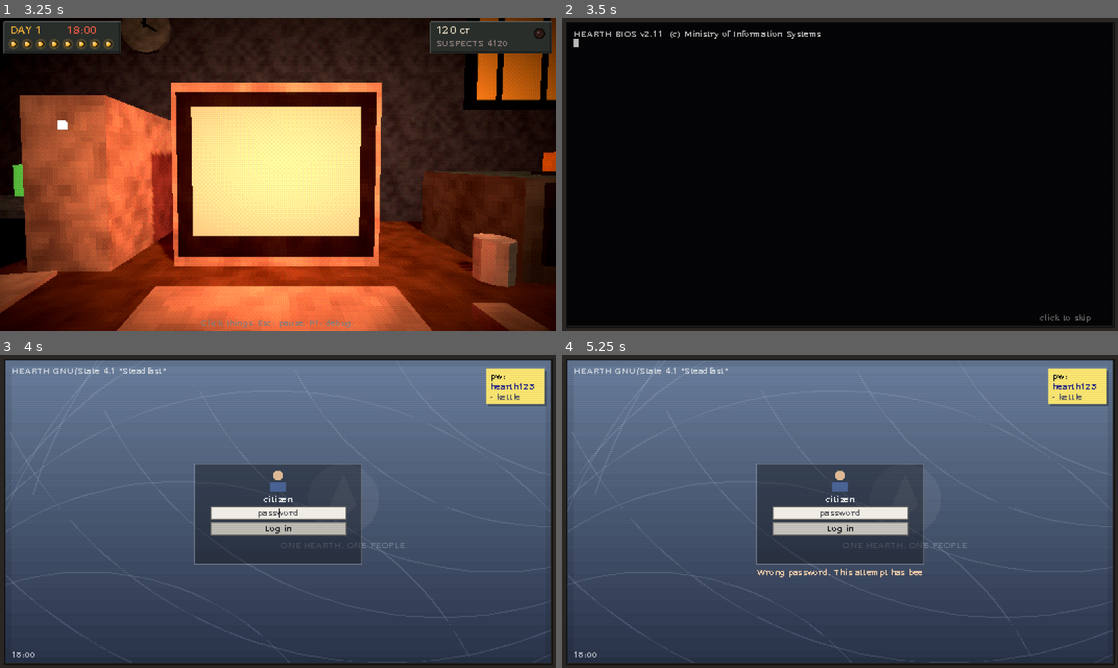
Above: before the commit, frames 1-4 (two rows, left to right).
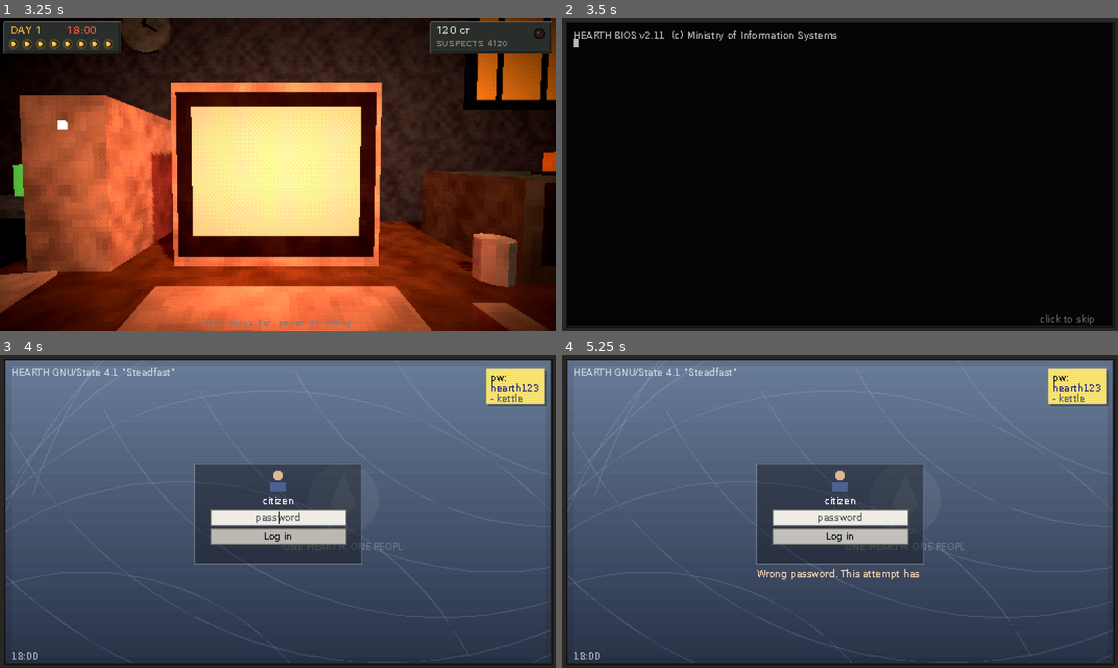
Above: after the commit, the same moments.

Repository: cgrowald/long-reach
Game: Godot game, scene res://v2/title.tscn
Two runs of this game, one before a commit and one after it. Both use one fixed random seed, a clock stepped at 60 frames per second and the inputs below.
Inputs (mouse positions are in pixels of both pictures, inside the frame that each line leads up to):
- Up to frame 1 (3.25 s): click "New game" at 0.5 s; tap Enter at 1.25 s; move the mouse to (400, 158) at 1.27 s; hold D (v2_right) 1.28-2 s; hold Q 1.28-2 s; click (400, 158) at 1.42 s; tap Space at 1.52 s; click "Into the garage" at 2 s; drag from (166, 190) to (250, 237) at 2.77 s
- Up to frame 2 (3.5 s): no input
- Up to frame 3 (4 s): move the mouse to (278, 511) at 3.52 s; hold D (v2_right) from 3.53 s (still down); tap 1 at 3.6 s; click (278, 511) at 3.67 s
- Up to frame 4 (5.25 s): release D (v2_right) at 4.25 s; click (840, 511) at 4.27 s; type "12" at 4.35 s; click "Log in" at 5 s

Frame 1 is identical in both runs. In frame 2, 0.6% of the frame differs, in the area x 2-96%, y 4-98%; in frame 3, 2.9%; in frame 4, 3.3%, in the area x 2-97%, y 4-98%.

Commit message:
HEARTH OS: Tahoma 9 for the interface (easier to read), monospace terminal, taller bars
Co-Authored-By: Claude Opus 5.5 <noreply@anthropic.com>

Diff:
--- a/v2/os/apps/monitor.gd
+++ b/v2/os/apps/monitor.gd
@@ -22,6 +22,7 @@
 	_graph.draw.connect(_draw_graphs)
 	v.add_child(_graph)
 	_procs = P.label("")
+	_procs.add_theme_font_override("font", P.mono())
 	_procs.size_flags_vertical = Control.SIZE_EXPAND_FILL
 	v.add_child(_procs)
 	_refresh_procs()
--- a/v2/os/apps/terminal.gd
+++ b/v2/os/apps/terminal.gd
@@ -22,6 +22,7 @@
 	_out.scroll_following = true
 	_out.selection_enabled = true
 	_out.add_theme_color_override("default_color", FG)
+	_out.add_theme_font_override("normal_font", P.mono())
 	var sb := StyleBoxFlat.new()
 	sb.bg_color = BG
 	sb.set_content_margin_all(3)
@@ -31,6 +32,7 @@
 	row.add_theme_constant_override("separation", 0)
 	v.add_child(row)
 	_prompt = P.label("", OK)
+	_prompt.add_theme_font_override("font", P.mono())
 	var psb := StyleBoxFlat.new()
 	psb.bg_color = BG
 	psb.content_margin_left = 3
@@ -43,6 +45,7 @@
 	_in.add_theme_stylebox_override("normal", isb)
 	_in.add_theme_stylebox_override("focus", isb)
 	_in.add_theme_color_override("font_color", FG)
+	_in.add_theme_font_override("font", P.mono())
 	_in.add_theme_color_override("caret_color", OK)
 	_in.keep_editing_on_text_submit = true
 	_in.text_submitted.connect(_submit)
--- a/v2/os/ctx_menu.gd
+++ b/v2/os/ctx_menu.gd
@@ -2,7 +2,7 @@
 ## A right-click menu: items = [[label, Callable], ...]. A label of "-" draws a separator.
 
 const P := preload("res://v2/os/os_pal.gd")
-const ROW := 11.0
+const ROW := 12.0
 
 var os: Control
 var items: Array = []
@@ -15,7 +15,7 @@
 	mouse_filter = Control.MOUSE_FILTER_STOP
 	var w := 60.0
 	for it in items:
-		w = maxf(w, str(it[0]).length() * 4.6 + 16.0)
+		w = maxf(w, P.tw(str(it[0])) + 16.0)
 	size = Vector2(w, items.size() * ROW + 4)
 
 
--- a/v2/os/desktop.gd
+++ b/v2/os/desktop.gd
@@ -22,7 +22,7 @@
 	"viewer": preload("res://v2/os/apps/viewer.gd"),
 	"alert": preload("res://v2/os/apps/alert.gd"),
 }
-const TASKBAR_H := 14.0
+const TASKBAR_H := 16.0
 
 var game: Node
 var on_leave: Callable
@@ -147,7 +147,7 @@
 	for d in data().get("desktop", []):
 		var def: Dictionary = d
 		var t: Control = Tile.new()
-		t.setup(def["icon"], def["name"], true)
+		t.setup(def["icon"], def["name"], true, Vector2(52, 32))
 		t.position = Vector2(x, y)
 		_icons.add_child(t)
 		_tiles.append(t)
@@ -156,7 +156,7 @@
 		y += 34.0
 		if y + 34.0 > size.y - TASKBAR_H:
 			y = 4.0
-			x += 46.0
+			x += 54.0
 	windows_layer = Control.new()
 	windows_layer.position = Vector2.ZERO
 	windows_layer.size = size - Vector2(0, TASKBAR_H)
--- a/v2/os/icon_tile.gd
+++ b/v2/os/icon_tile.gd
@@ -51,35 +51,33 @@
 	P.icon(self, kind, ip)
 	if dim:
 		draw_rect(Rect2(ip, Vector2(16, 16)), Color(P.FACE, 0.5))
-	var lines := _wrap(text, int(size.x / 4.6))
+	var lines := _wrap(text, size.x - 2.0)
 	for i in mini(lines.size(), 2):
 		var ln: String = lines[i]
-		var y := 19.0 + i * 8.0
-		var w := ln.length() * 4.6 + 2.0
-		var x := (size.x - w) * 0.5
+		var y := 18.0 + i * 10.0
+		var w := P.tw(ln) + 2.0
+		var x := floorf((size.x - w) * 0.5)
 		if selected:
-			draw_rect(Rect2(x, y, w, 8), P.SEL)
+			draw_rect(Rect2(x, y, w, 10), P.SEL)
 		if on_desktop and not selected:
 			P.text(self, Vector2(x + 2, y + 1), ln, Color(0, 0, 0, 0.8))
 		P.text(self, Vector2(x + 1, y), ln, Color.WHITE if (on_desktop or selected) else P.INK)
 
 
-static func _wrap(s: String, n: int) -> Array:
+static func _wrap(s: String, w: float) -> Array:
 	var out: Array = []
 	var cur := ""
 	for word in s.split(" "):
-		var w: String = word
+		var wd: String = word
 		if cur == "":
-			cur = w
-		elif cur.length() + 1 + w.length() <= n:
-			cur += " " + w
+			cur = wd
+		elif P.tw(cur + " " + wd) <= w:
+			cur += " " + wd
 		else:
 			out.append(cur)
-			cur = w
+			cur = wd
 	if cur != "":
 		out.append(cur)
 	for i in out.size():
-		var ln: String = out[i]
-		if ln.length() > n:
-			out[i] = ln.substr(0, maxi(1, n - 1)) + "."
+		out[i] = P.fit(str(out[i]), w)
 	return out
--- a/v2/os/os_pal.gd
+++ b/v2/os/os_pal.gd
@@ -28,17 +28,56 @@
 	{"name": "Ministry Grey", "a": Color(0.5, 0.5, 0.49), "b": Color(0.26, 0.26, 0.27), "line": Color(1, 1, 1, 0.12)},
 ]
 
-const FS := 8   # font size everywhere
+const FS := 9   # font size everywhere in the OS
 
 static var _theme: Theme
-
-
+static var _font: Font
+static var _mono: Font
+
+
+## Tahoma: the Windows 2000 interface font, made to be read small. Crisp (no smoothing) to stay pixel.
+## (SystemFont: fine on Windows; bundle a font file before shipping.)
 static func font() -> Font:
-	return Pal.font()
+	if _font == null:
+		var f := SystemFont.new()
+		f.font_names = PackedStringArray(["Tahoma", "Verdana", "DejaVu Sans", "Arial", "sans-serif"])
+		f.antialiasing = TextServer.FONT_ANTIALIASING_NONE
+		f.hinting = TextServer.HINTING_NORMAL
+		f.subpixel_positioning = TextServer.SUBPIXEL_POSITIONING_DISABLED
+		_font = f
+	return _font
+
+
+## The terminal keeps a monospace font (it's a terminal), one size up from before.
+static func mono() -> Font:
+	if _mono == null:
+		var f := SystemFont.new()
+		f.font_names = PackedStringArray(["Lucida Console", "Consolas", "Courier New", "monospace"])
+		f.antialiasing = TextServer.FONT_ANTIALIASING_NONE
+		f.hinting = TextServer.HINTING_NORMAL
+		f.subpixel_positioning = TextServer.SUBPIXEL_POSITIONING_DISABLED
+		_mono = f
+	return _mono
 
 
 static func text(ci: CanvasItem, pos: Vector2, s: String, col := INK, align := HORIZONTAL_ALIGNMENT_LEFT, width := -1.0) -> void:
-	Pal.text(ci, pos, s, FS, col, align, width)
+	var f := font()
+	ci.draw_string(f, Vector2(pos.x, pos.y + f.get_ascent(FS)).round(), s, align, width, FS, col)
+
+
+## Width of a string in the OS font.
+static func tw(s: String) -> float:
+	return font().get_string_size(s, HORIZONTAL_ALIGNMENT_LEFT, -1, FS).x
+
+
+## Cut a string to fit a width, ending in "..".
+static func fit(s: String, w: float) -> String:
+	if tw(s) <= w:
+		return s
+	var t := s
+	while t.length() > 1 and tw(t + "..") > w:
+		t = t.substr(0, t.length() - 1)
+	return t + ".."
 
 
 ## Raised (or sunken) Win2000 bevel.
--- a/v2/os/os_window.gd
+++ b/v2/os/os_window.gd
@@ -7,7 +7,7 @@
 signal focus_me
 
 const P := preload("res://v2/os/os_pal.gd")
-const TITLE_H := 12.0
+const TITLE_H := 14.0
 const MIN_SIZE := Vector2(120, 70)
 
 var title := ""
@@ -61,7 +61,7 @@
 
 
 func _buttons() -> Array:
-	var y := 4.0
+	var y := 5.0
 	var w := 10.0
 	var x := size.x - 4.0 - w
 	return [Rect2(x - 2 * (w + 1), y, w, 9), Rect2(x - (w + 1) - 1, y, w, 9), Rect2(x, y, w, 9)]
@@ -74,9 +74,9 @@
 		P.grad_h(self, bar, P.TITLE_A, P.TITLE_B)
 	else:
 		P.grad_h(self, bar, P.TITLE_OFF_A, P.TITLE_OFF_B)
-	P.icon(self, icon, Vector2(5, 4), 10.0)
+	P.icon(self, icon, Vector2(5, 5), 10.0)
 	var tw := size.x - 60.0
-	P.text(self, Vector2(17, 4), _fit(title, tw), Color.WHITE if active else P.FACE_L)
+	P.text(self, Vector2(17, 4), P.fit(title, tw), Color.WHITE if active else P.FACE_L)
 	var b := _buttons()
 	for i in 3:
 		var r: Rect2 = b[i]
@@ -99,10 +99,6 @@
 			var o := 3.0 + i * 3.0
 			draw_line(size - Vector2(o, 2), size - Vector2(2, o), P.FACE_D)
 
-
-func _fit(s: String, w: float) -> String:
-	var n := int(w / 4.6)
-	return s if s.length() <= n else s.substr(0, maxi(1, n - 2)) + ".."
 
 
 func _gui_input(e: InputEvent) -> void:
--- a/v2/os/start_menu.gd
+++ b/v2/os/start_menu.gd
@@ -15,8 +15,8 @@
 	os = p_os
 	theme = P.theme()
 	mouse_filter = Control.MOUSE_FILTER_STOP
-	size = Vector2(160, 176)
-	position = Vector2(2, os.size.y - 14.0 - size.y)
+	size = Vector2(160, 184)
+	position = Vector2(2, os.size.y - 16.0 - size.y)
 	_search = LineEdit.new()
 	_search.placeholder_text = "Search applications..."
 	_search.text_changed.connect(func(_t: String) -> void: _fill())
@@ -24,11 +24,11 @@
 		if _first != "":
 			os.launch(_first))
 	add_child(_search)
-	_search.position = Vector2(6, 26)
+	_search.position = Vector2(6, 30)
 	_search.size = Vector2(size.x - 12, 13)
 	_grid = GridContainer.new()
 	_grid.columns = 3
-	_grid.position = Vector2(6, 44)
+	_grid.position = Vector2(6, 48)
 	add_child(_grid)
 	var leave := Button.new()
 	leave.text = "Leave the PC"
@@ -81,13 +81,13 @@
 
 func _draw() -> void:
 	P.bevel(self, Rect2(Vector2.ZERO, size), P.FACE, true)
-	P.grad_h(self, Rect2(2, 2, size.x - 4, 20), P.BRAND.darkened(0.25), P.BRAND.lightened(0.1))
-	P.icon(self, "user", Vector2(5, 4), 16.0)
-	P.text(self, Vector2(24, 4), str(os.data().get("user", "citizen")), Color.WHITE)
-	P.text(self, Vector2(24, 12), "HEARTH GNU/State", Color(1, 1, 1, 0.75))
+	P.grad_h(self, Rect2(2, 2, size.x - 4, 25), P.BRAND.darkened(0.25), P.BRAND.lightened(0.1))
+	P.icon(self, "user", Vector2(5, 6), 16.0)
+	P.text(self, Vector2(24, 3), str(os.data().get("user", "citizen")), Color.WHITE)
+	P.text(self, Vector2(24, 14), "HEARTH GNU/State", Color(1, 1, 1, 0.75))
 	draw_line(Vector2(4, size.y - 21), Vector2(size.x - 4, size.y - 21), P.FACE_D)
 	if _first == "" and _search and _search.text != "":
-		P.text(self, Vector2(8, 50), "Nothing found. Try 'web' or 'files'.", P.INK_DIM)
+		P.text(self, Vector2(8, 54), "Nothing found. Try 'web' or 'files'.", P.INK_DIM)
 
 
 func _gui_input(e: InputEvent) -> void:
--- a/v2/os/taskbar.gd
+++ b/v2/os/taskbar.gd
@@ -3,7 +3,7 @@
 
 const P := preload("res://v2/os/os_pal.gd")
 
-const START_W := 44.0
+const START_W := 50.0
 const QUICK := [["terminal", "terminal"], ["browser", "globe"], ["files", "folder"]]
 
 var os: Control
@@ -21,7 +21,7 @@
 
 
 func _quick_rect(i: int) -> Rect2:
-	return Rect2(START_W + 4 + i * 12, 2, 11, 10)
+	return Rect2(START_W + 4 + i * 12, 3, 11, 10)
 
 
 func _win_area() -> Rect2:
@@ -47,7 +47,7 @@
 
 func _note_rect() -> Rect2:
 	var t := _tray()
-	return Rect2(t.position.x + 2, 2, 10, 10)
+	return Rect2(t.position.x + 2, 3, 10, 10)
 
 
 func _draw() -> void:
@@ -56,8 +56,8 @@
 	var sr := Rect2(2, 1, START_W, size.y - 2)
 	var open: bool = os.start_menu != null and is_instance_valid(os.start_menu)
 	P.bevel(self, sr, P.FACE, not open)
-	P.icon(self, "hearth", sr.position + Vector2(2, 1), 10.0)
-	P.text(self, sr.position + Vector2(14, 1), "HEARTH", P.INK)
+	P.icon(self, "hearth", sr.position + Vector2(2, 2), 10.0)
+	P.text(self, sr.position + Vector2(14, 2), "HEARTH", P.INK)
 	draw_line(Vector2(START_W + 2, 2), Vector2(START_W + 2, size.y - 2), P.FACE_D)
 	for i in QUICK.size():
 		P.icon(self, QUICK[i][1], _quick_rect(i).position, 10.0)
@@ -69,18 +69,14 @@
 		var r: Rect2 = rs[i]
 		var pressed: bool = w.active and not w.minimized
 		P.bevel(self, r, P.FACE.lightened(0.08) if pressed else P.FACE, not pressed)
-		P.icon(self, w.icon, r.position + Vector2(2, 1), 9.0)
-		var n := int((r.size.x - 14) / 4.6)
-		var t: String = w.title
-		if t.length() > n:
-			t = t.substr(0, maxi(1, n - 1)) + "."
-		P.text(self, r.position + Vector2(13, 1), t, P.INK)
+		P.icon(self, w.icon, r.position + Vector2(2, 2), 9.0)
+		P.text(self, r.position + Vector2(13, 1), P.fit(w.title, r.size.x - 15), P.INK)
 	# tray
 	var tr := _tray()
 	P.bevel(self, tr, P.FACE, false)
 	P.icon(self, "note", _note_rect().position, 10.0)
 	var watched := fmod(_blink, 3.0) < 0.25
-	P.icon(self, "network", tr.position + Vector2(14, 1), 10.0)
+	P.icon(self, "network", tr.position + Vector2(14, 2), 10.0)
 	if watched:
 		draw_circle(tr.position + Vector2(23, 3), 2.0, P.BAD)
 	P.text(self, Vector2(tr.position.x + 28, 3), os.game.state.clock_text(), P.INK, HORIZONTAL_ALIGNMENT_RIGHT, tr.size.x - 31)
